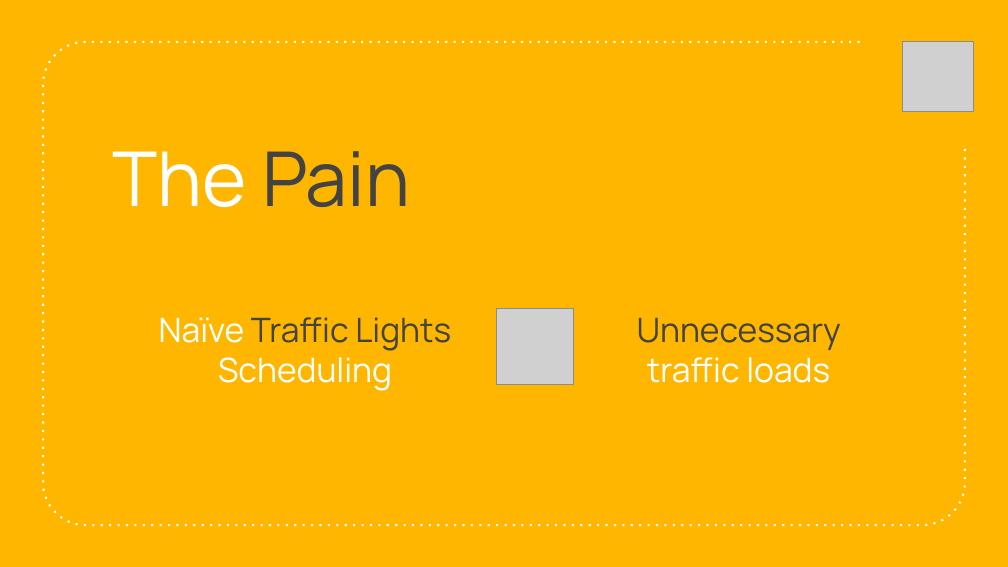
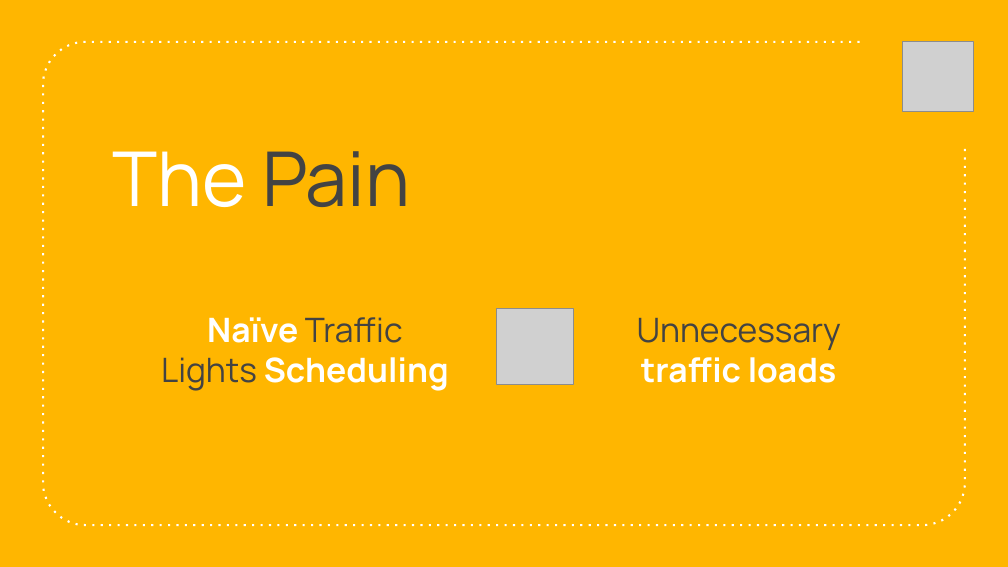
Before and after one commit to M20190649/SummitBTW, a slide deck: slide 3 of materials/endOfSemseter.pptx. Drawn at 1008x567 pixels with LibreOffice and Linux fonts; fonts in the diff are those of the drawing; grey boxes stand for pictures. Boxes give left, top, right and bottom in pixels: in the first picture for what was removed or moved away, otherwise in the second. Text is boxed around its words. In the diff, an @@ line names an element or a change of style, - is before the commit and + after.

```diff
--- a/materials/endOfSemseter.pptx
+++ b/materials/endOfSemseter.pptx
@@ text "Naïve Traffic Lights Scheduling" at <box>161,317,449,391</box>: bold on in "Naïve Scheduling" @@
@@ text "Unnecessary traffic loads" at <box>637,318,841,383</box>: bold on in "traffic loads" @@
```
Also in this commit, not shown: 2 other slides changed, 1 slide added.
